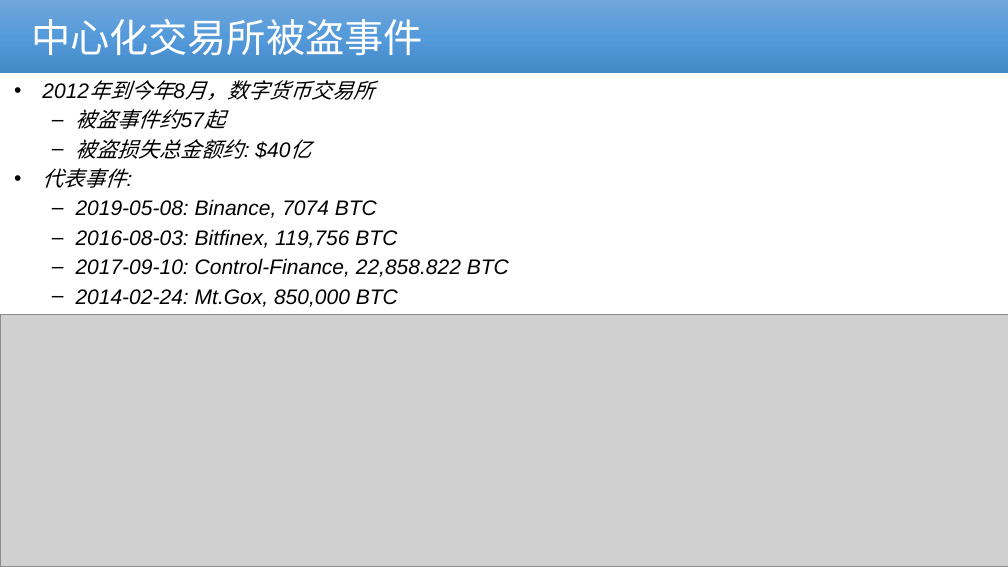
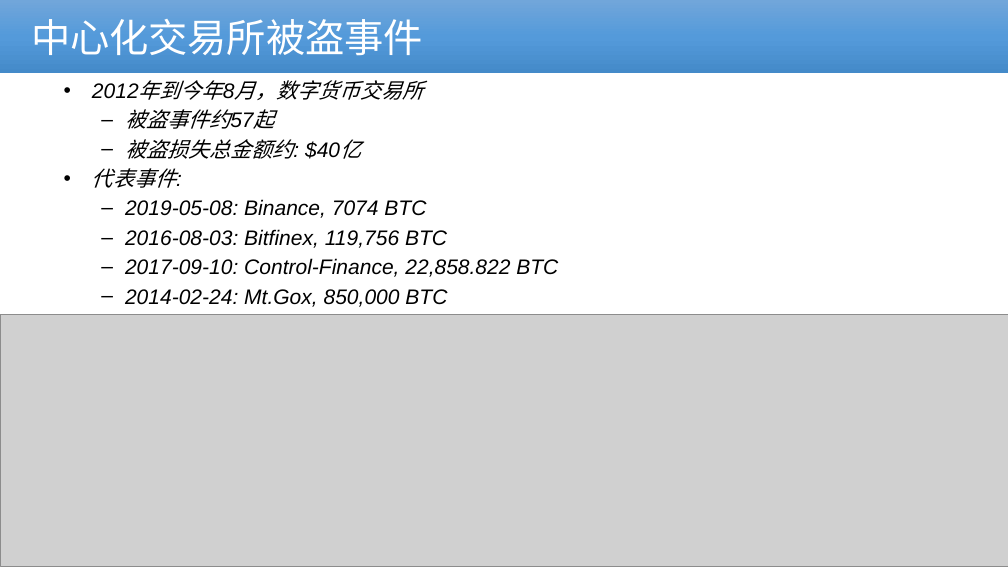
Before and after one commit to cmdpos/gaia, a slide deck: slide 5 of ppt/blockchain-dex.pptx. Drawn at 1008x567 pixels with LibreOffice and Linux fonts; fonts in the diff are those of the drawing; grey boxes stand for pictures; background and template pictures are left out. Boxes give left, top, right and bottom in pixels: in the first picture for what was removed or moved away, otherwise in the second. Text is boxed around its words. In the diff, an @@ line names an element or a change of style, - is before the commit and + after.

```diff
--- a/ppt/blockchain-dex.pptx
+++ b/ppt/blockchain-dex.pptx
@@ text "2012年到今年8月，数字货币交易所" moved from (x1=42, y1=80, x2=509, y2=307) to (x1=92, y1=80, x2=558, y2=307) @@
```
Also in this commit, not shown: 8 other slides changed.
